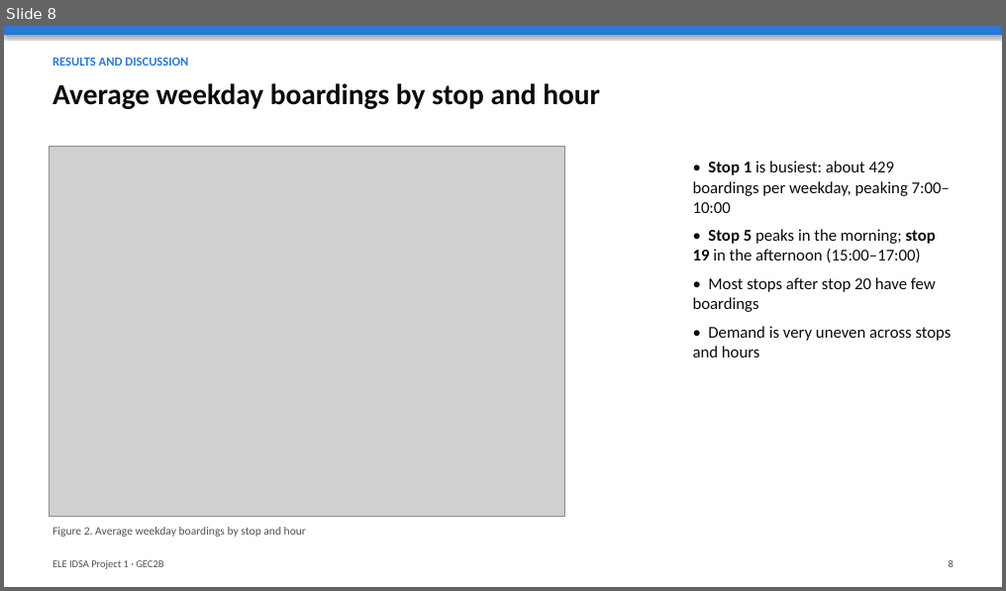
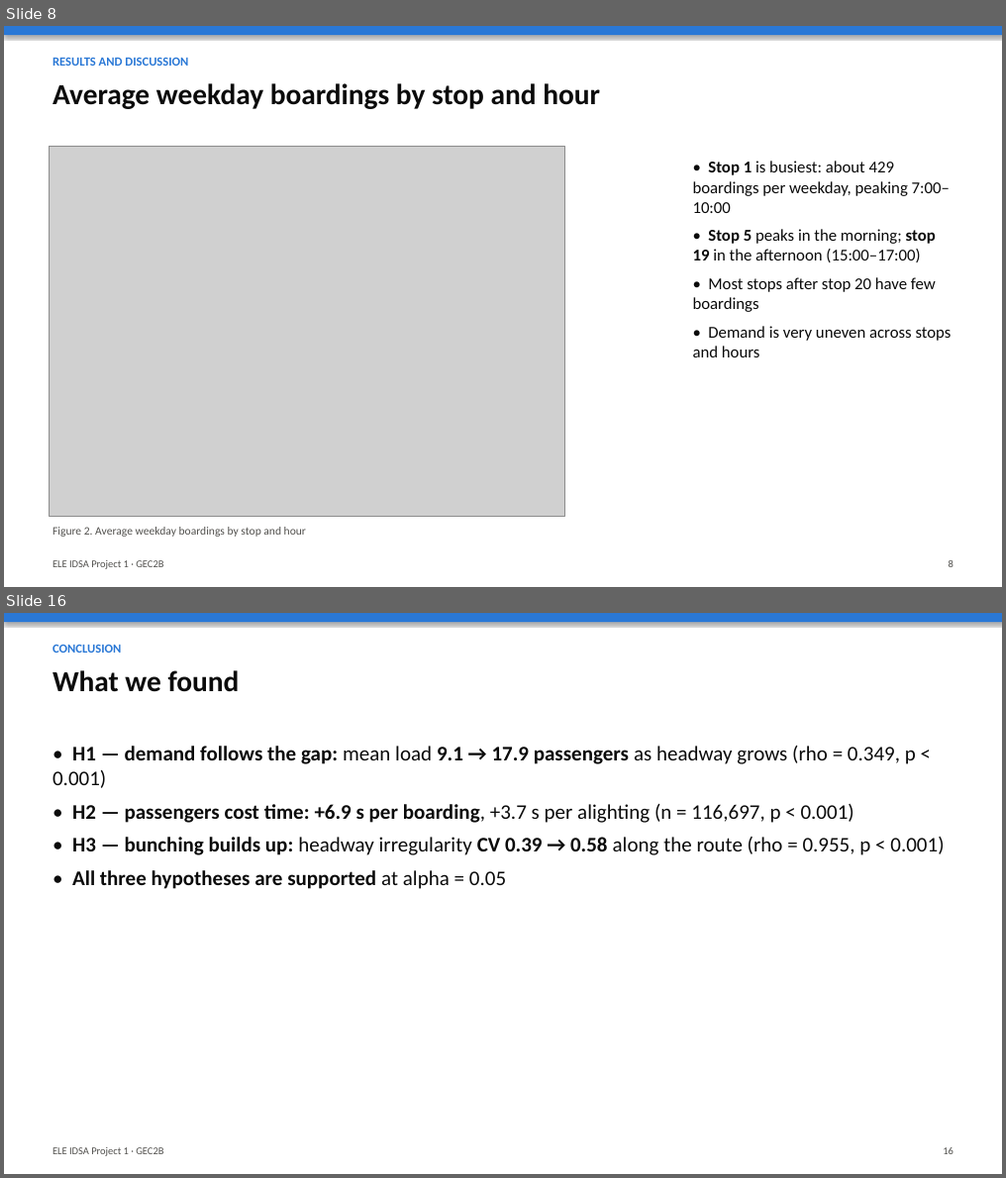
Before and after one commit to RJL-Marquez/ELE-IDSA-PROJECT-1, a slide deck: report/output/ELE_IDSA_Project1_Slides.pptx. Shown one above the other, each under a label of ours: slide 8 before the commit, slides 8 and 16 after it; the slides between them are not shown. The pictures are 1006x591 and 1006x1178 pixels, drawn with LibreOffice and Linux fonts; fonts in the diff are those of the drawing; grey boxes stand for pictures. Boxes give left, top, right and bottom in pixels: in the first picture for what was removed or moved away, otherwise in the second. Text is boxed around its words. In the diff, an @@ line names an element or a change of style, - is before the commit and + after.

```diff
--- a/report/output/ELE_IDSA_Project1_Slides.pptx
+++ b/report/output/ELE_IDSA_Project1_Slides.pptx
@@ slide 16 added at box(4, 613, 1002, 1174), background #FFFFFF @@
@@ rectangle added at box(4, 613, 1002, 622), fill #2A78D6 @@
@@ text added at box(53, 644, 121, 653), 12 pt, text #2A78D6, bold @@
+CONCLUSION
@@ text added at box(53, 670, 240, 692), 28 pt, text #0B0B0B, bold @@
+What we found
@@ text added at box(53, 746, 944, 889), 20 pt, text #0B0B0B @@
+• H1 — demand follows the gap: mean load 9.1 → 17.9 passengers as headway grows (rho = 0.349, p < 0.001)
+• H2 — passengers cost time: +6.9 s per boarding, +3.7 s per alighting (n = 116,697, p < 0.001)
+• H3 — bunching builds up: headway irregularity CV 0.39 → 0.58 along the route (rho = 0.955, p < 0.001)
+• All three hypotheses are supported at alpha = 0.05
@@ text added at box(53, 1148, 163, 1157), 10 pt, text #52514E @@
+ELE IDSA Project 1 · GEC2B
@@ text added at box(943, 1148, 953, 1155), 10 pt, text #52514E @@
+16
```
Also in this commit, not shown: 2 slides changed, 6 other slides added, 3 other files.
